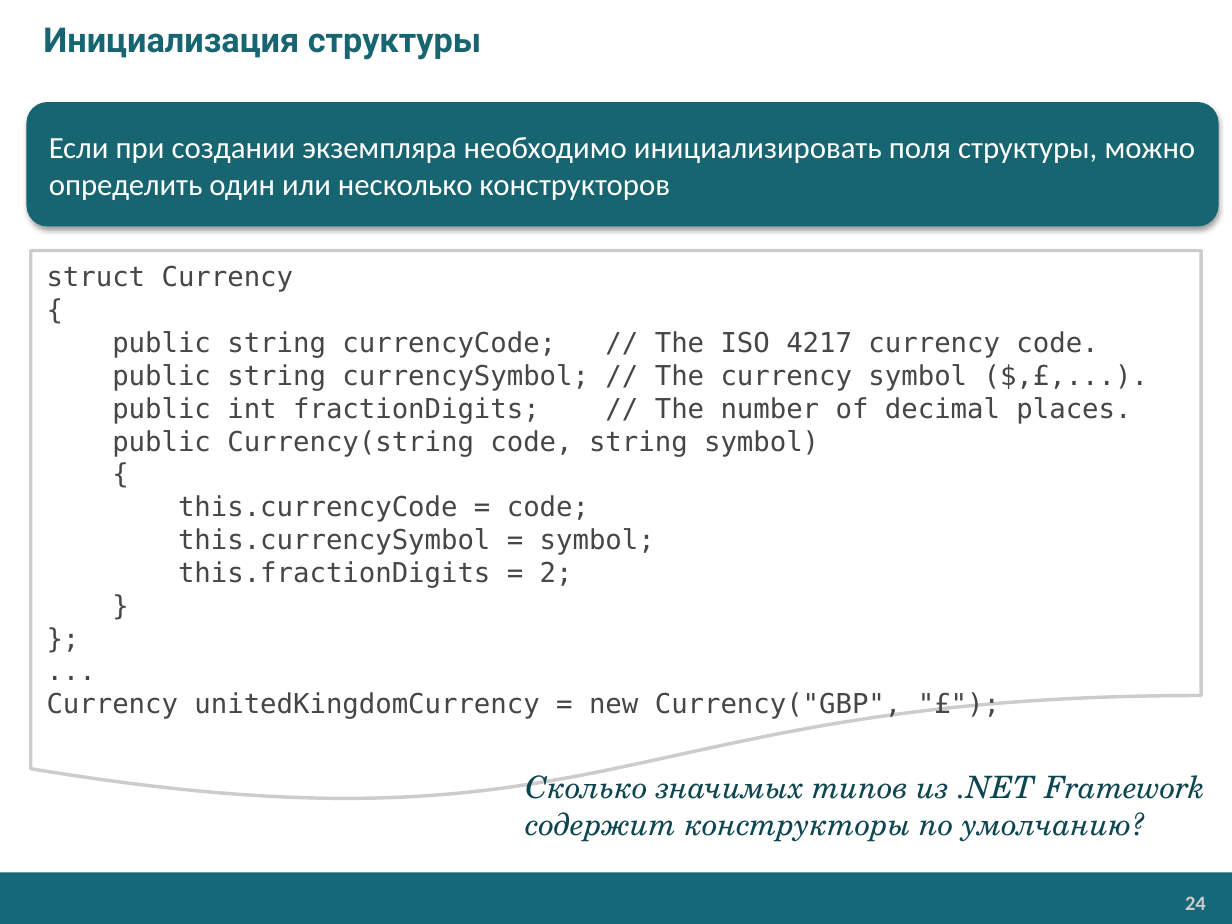
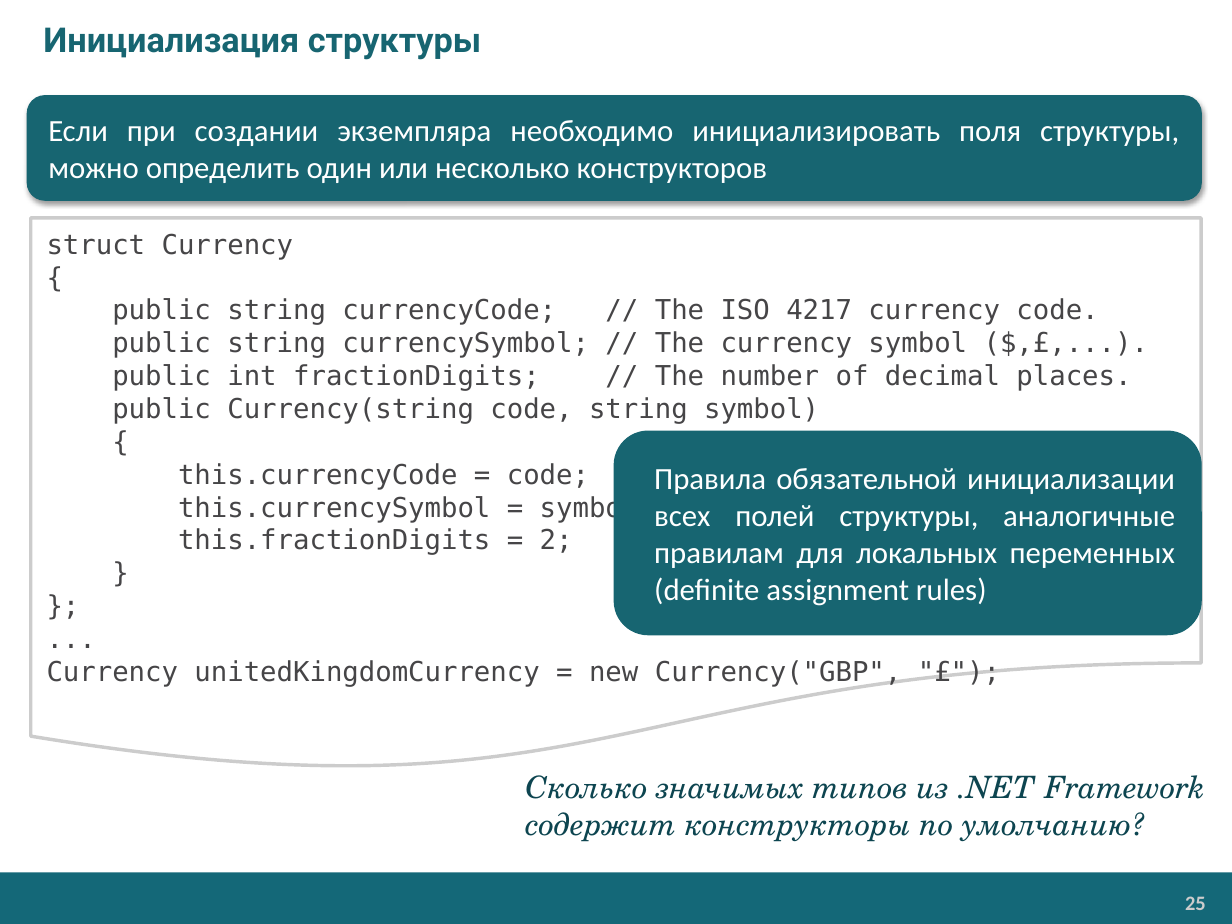
Before and after one commit to AnzhelikaKravchuk/.NET-Training, a slide deck: slide 25 of Presentations/Classes, Structs, Enums in C#.pptx (slide 24 before the commit). Drawn at 1232x924 pixels with LibreOffice and Linux fonts; fonts in the diff are those of the drawing; background and template pictures are left out. Boxes give left, top, right and bottom in pixels: in the first picture for what was removed or moved away, otherwise in the second. Text is boxed around its words. In the diff, an @@ line names an element or a change of style, - is before the commit and + after.

```diff
--- a/Presentations/Classes, Structs, Enums in C#.pptx
+++ b/Presentations/Classes, Structs, Enums in C#.pptx
@@ rounded rectangle "Если при создании экземпляра необходимо ...": place and size @@
-rounded rectangle "Если при создании экземпляра необходимо ..." at (27,102,1218,225)
+rounded rectangle "Если при создании экземпляра необходимо ..." at (27,96,1201,201)
@@ flow chart document "struct Currency": place and size @@
-flow chart document "struct Currency" at (31,250,1201,804)
+flow chart document "struct Currency" at (31,218,1201,772)
@@ rounded rectangle added at (615,431,1201,634), fill #176571, outline #176571 0.75 pt, 18 pt, text #FFFFFF @@
+Правила обязательной инициализации всех полей структуры, аналогичные правилам для локальных переменных (definite assignment rules)
@@ page number at (1185,896,1206,910): text changed @@
-24
+25
```
Also in this commit, not shown: 2 other slides changed, 2 slides added, 8 other files.
